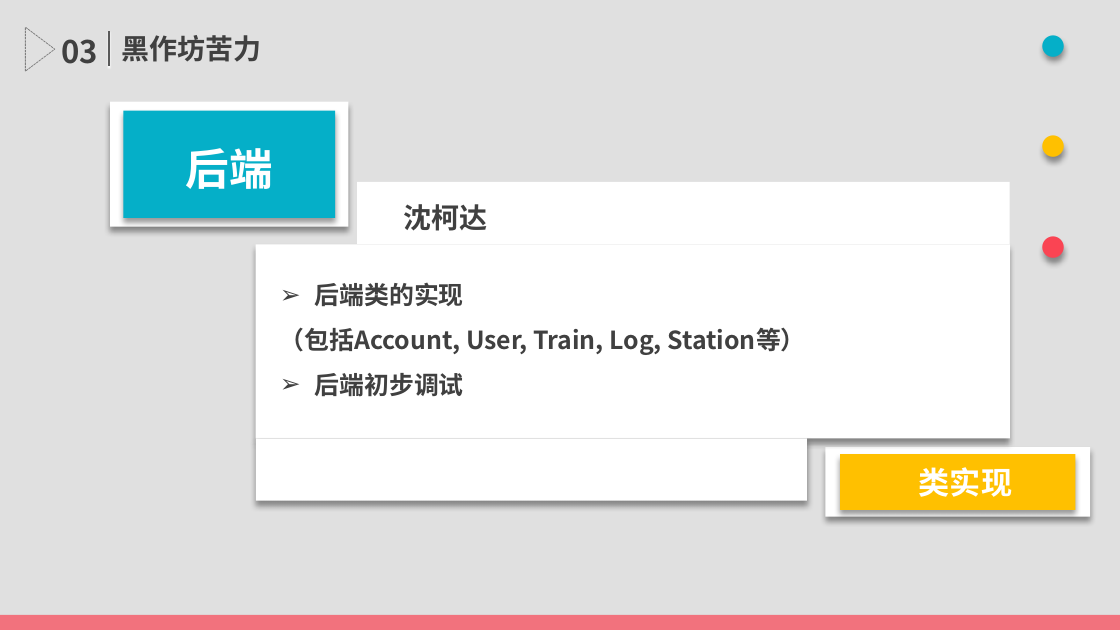
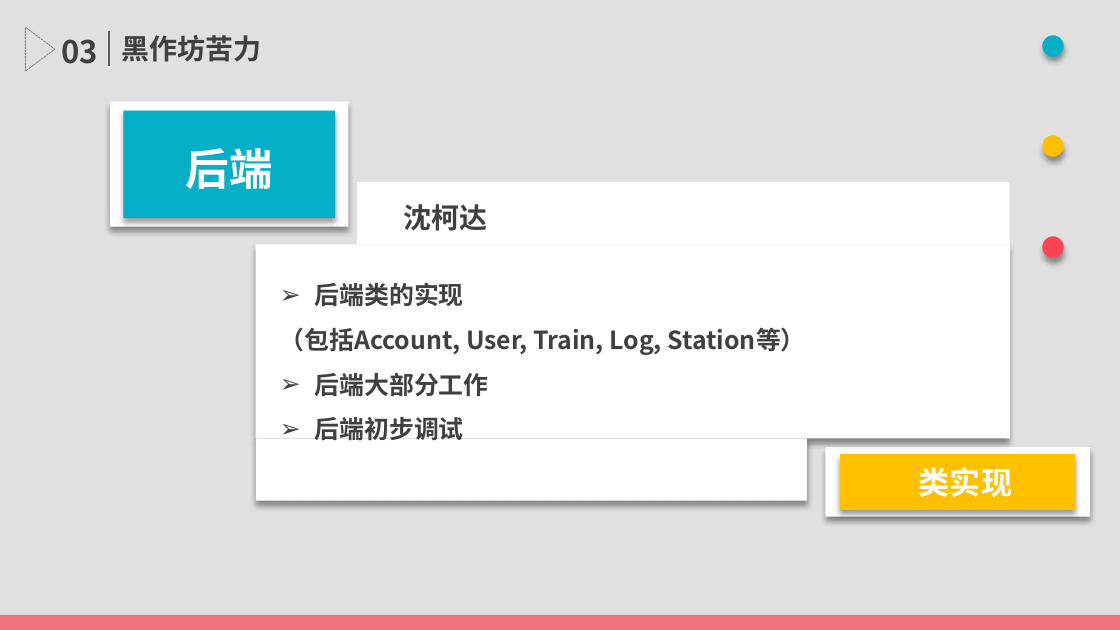
Before and after one commit to TimerChen/TrainTickets, a slide deck: slide 18 of Presentation/presentation.pptx. Drawn at 1120x630 pixels with LibreOffice and Linux fonts; fonts in the diff are those of the drawing. Boxes give left, top, right and bottom in pixels: in the first picture for what was removed or moved away, otherwise in the second. Text is boxed around its words. In the diff, an @@ line names an element or a change of style, - is before the commit and + after.

```diff
--- a/Presentation/presentation.pptx
+++ b/Presentation/presentation.pptx
@@ text at [315, 373, 489, 397]: paragraph added @@
+➢ 后端大部分工作
```
Also in this commit, not shown: 1 other slide changed, 14 other files.
